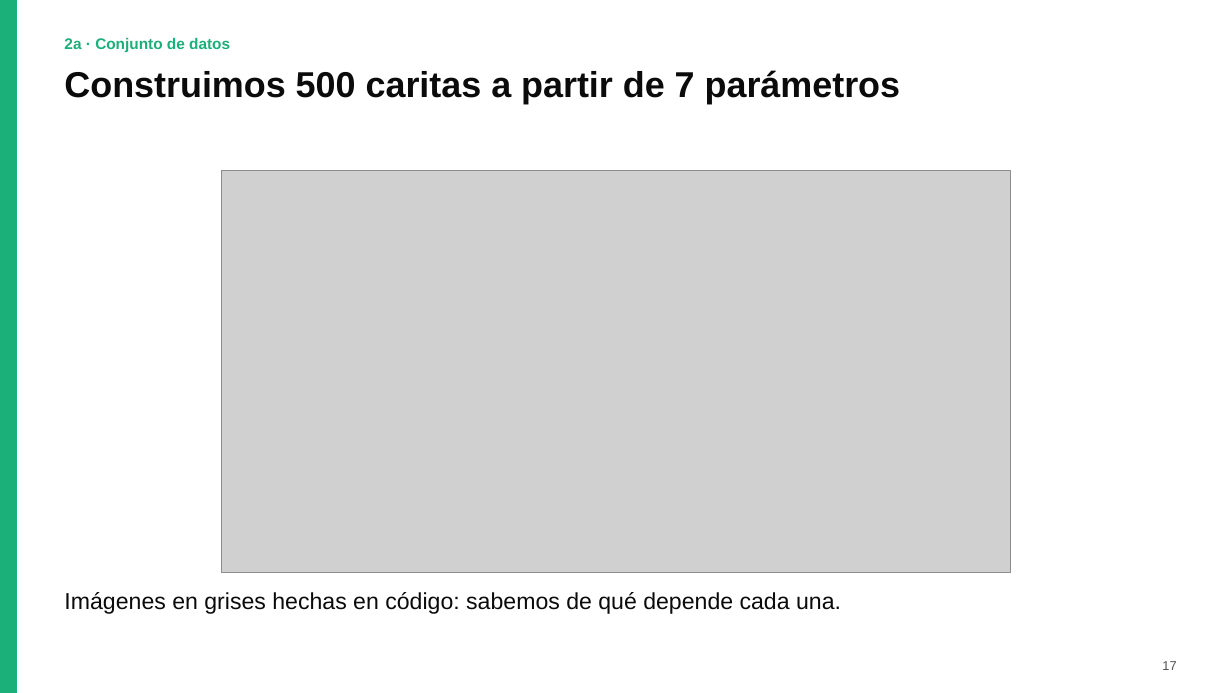
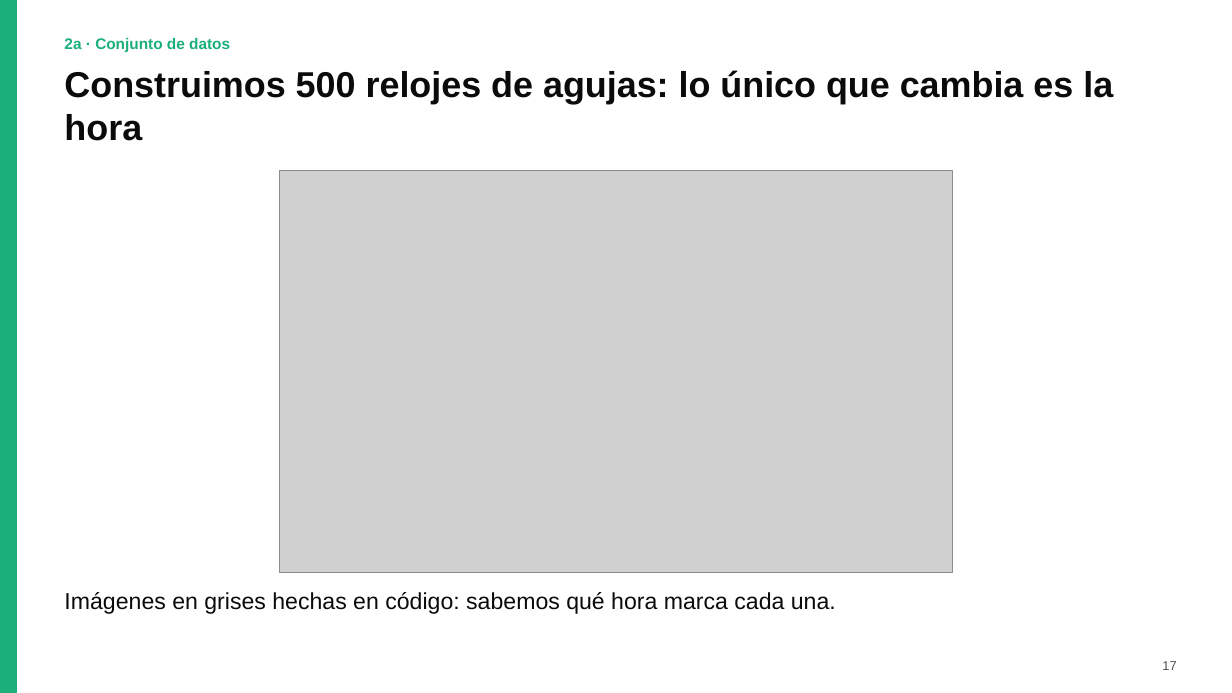
Before and after one commit to AgusBrunero/SIA-Grupo-8, a slide deck: slide 17 of TP5/docs/presentacion/TP5_Grupo8.pptx. Drawn at 1232x693 pixels with LibreOffice and Linux fonts; fonts in the diff are those of the drawing; grey boxes stand for pictures. Boxes give left, top, right and bottom in pixels: in the first picture for what was removed or moved away, otherwise in the second. Text is boxed around its words. In the diff, an @@ line names an element or a change of style, - is before the commit and + after.

```diff
--- a/TP5/docs/presentacion/TP5_Grupo8.pptx
+++ b/TP5/docs/presentacion/TP5_Grupo8.pptx
@@ text at box(64, 70, 1113, 141): text changed @@
-Construimos 500 caritas a partir de 7 parámetros
+Construimos 500 relojes de agujas: lo único que cambia es la hora
@@ picture: place and size @@
-picture at box(222, 171, 1011, 573)
+picture at box(279, 171, 953, 573)
@@ text at box(64, 592, 836, 614): text changed @@
-Imágenes en grises hechas en código: sabemos de qué depende cada una.
+Imágenes en grises hechas en código: sabemos qué hora marca cada una.
```
Also in this commit, not shown: 6 other slides changed, 15 other files.
